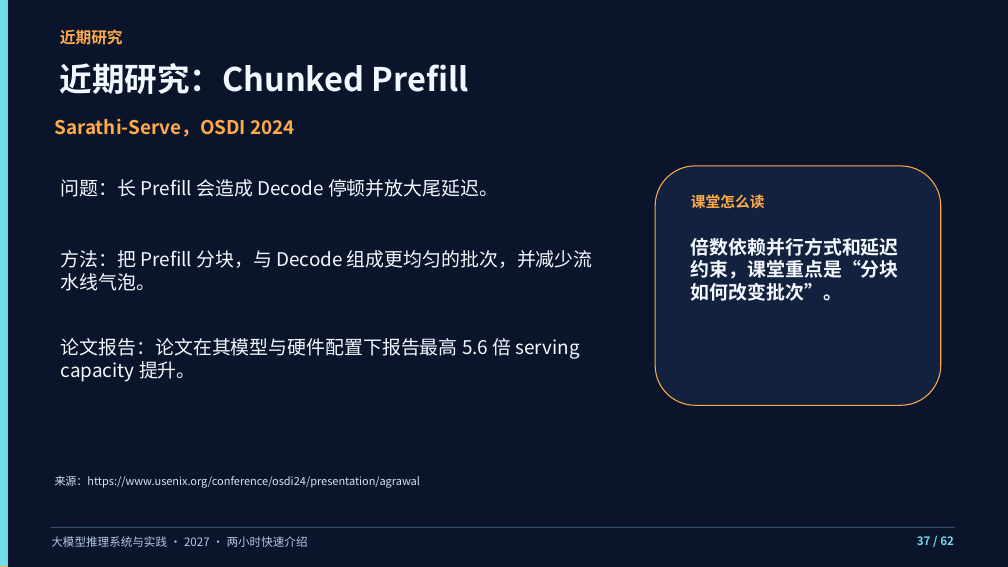
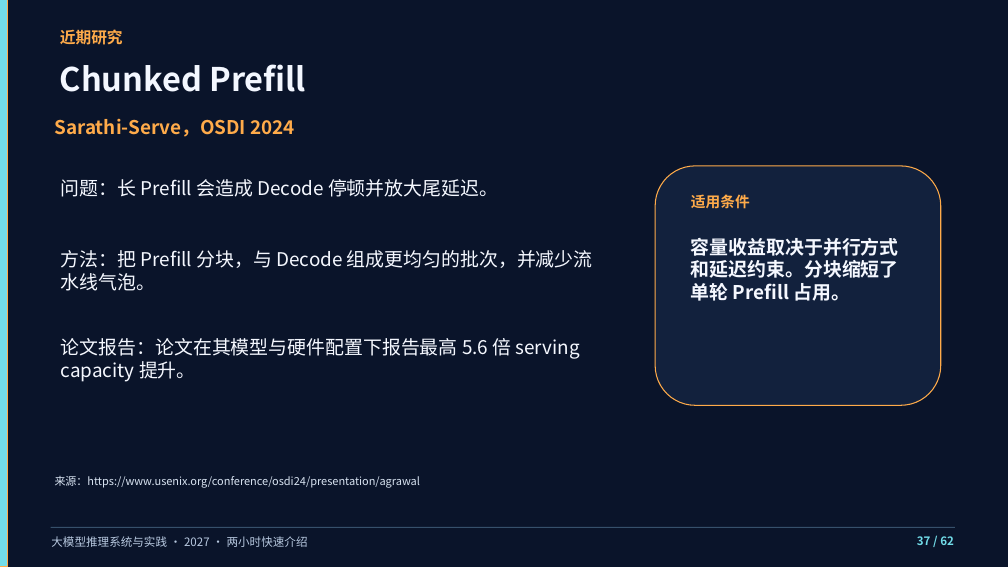
Before and after one commit to vLLM-HUST/intro-to-llm-inference-engines, a slide deck: slide 37 of build/slides/2027/course-overview/LLM推理系统_两小时快速介绍.pptx. Drawn at 1008x567 pixels with LibreOffice and Linux fonts; fonts in the diff are those of the drawing. Boxes give left, top, right and bottom in pixels: in the first picture for what was removed or moved away, otherwise in the second. Text is boxed around its words. In the diff, an @@ line names an element or a change of style, - is before the commit and + after.

```diff
--- a/build/slides/2027/course-overview/LLM推理系统_两小时快速介绍.pptx
+++ b/build/slides/2027/course-overview/LLM推理系统_两小时快速介绍.pptx
@@ text at <box>60,64,306,92</box>: text changed @@
-近期研究：Chunked Prefill
+Chunked Prefill
@@ text at <box>691,194,750,209</box>: text changed @@
-课堂怎么读
+适用条件
@@ text at <box>691,238,899,301</box>: text changed @@
-倍数依赖并行方式和延迟约束，课堂重点是“分块如何改变批次”。
+容量收益取决于并行方式和延迟约束。分块缩短了单轮 Prefill 占用。
```
Also in this commit, not shown: 44 other slides changed, 17 other files.
